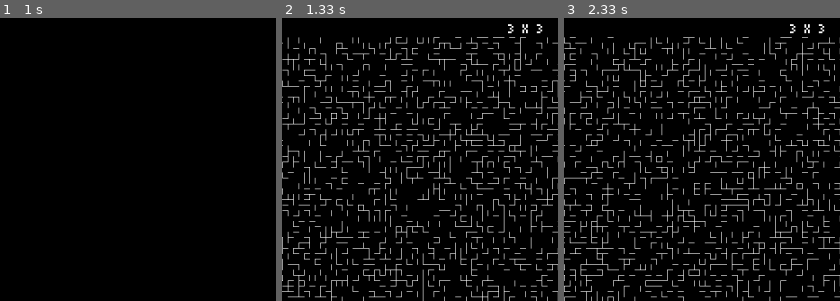
Above: before the commit, frames 1-3 (left to right).
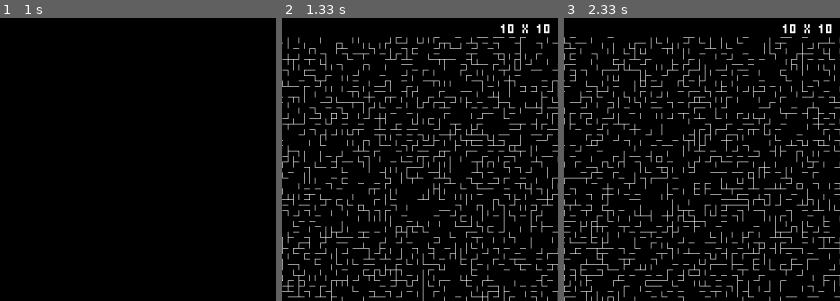
Above: after the commit, the same moments.

Repository: AlexanderNoles/NEA
Game: pygame game, started from MazeRenderer 2.0.py
The game is run twice, just before and just after one commit, with the same random seed, the same clock (stepped at 60 frames per second) and the same inputs.
Inputs:
- Up to frame 1 (1 s): tap E at 0.33 s
- Up to frame 2 (1.33 s): hold Up from 1.17 s (still down)
- Up to frame 3 (2.33 s): release Up at 1.63 s; tap E at 2.17 s
The pictures show only the part of the screen within x 6-56%, y 0-50%; the shares and areas given below are measured in that part.

Frame 1 is identical in both runs. In frame 2, 0.2% of the frame differs, in the area x 78-98%, y 2-6%; in frame 3, 0.2%.

Commit message:
Maze Generation Added

Diff:
--- a/MazeGenerationNew.py
+++ b/MazeGenerationNew.py
@@ -32,31 +32,23 @@
     n = 1
     while not all_in_one_group(weight_group_array,height,width) or not temp_list_empty:
         temp_list = lowest_values_pos(weight_group_array,width,height,max_weight+1)
-        #for x in range(0,width):
-            #for y in range(0,height):
-                #for i in range(0,4):
-                    #if [x,y,i] in temp_list:
-                        #(weight_group_array[x][y])[i] = max_weight+2
         if temp_list == []:
             temp_list_empty = True
         else:
             dict_one = {
-                0:[-1,0,1],
-                1:[1,0,0],
-                2:[0,1,3],
-                3:[0,-1,2]
+                0:[0,-1,1],
+                1:[0,1,0],
+                2:[-1,0,3],
+                3:[1,0,2]
                 }
             for pos in temp_list:
-                print(pos)
                 can_connect = True
                 difference = dict_one[pos[2]]
                 current_pos_group = (weight_group_array[pos[0]][pos[1]])[4]
                 try:
                     if pos[0]+difference[0] == -1 or pos[1]+difference[1] == -1:
-                        print("error?")
                         error = pos[100]
                     connected_pos_group = (weight_group_array[pos[0]+difference[0]][pos[1]+difference[1]])[4]
-                    print(difference)
                     if current_pos_group == 0:
                         if connected_pos_group == 0:
                             (weight_group_array[pos[0]][pos[1]])[4] = group_designation
@@ -76,22 +68,13 @@
                     if(can_connect):
                         (maze_array[pos[0]][pos[1]])[pos[2]] = 0
                         (maze_array[pos[0]+difference[0]][pos[1]+difference[1]])[difference[2]] = 0
-                        print("confirm")
                     (weight_group_array[pos[0]][pos[1]])[pos[2]] = max_weight+2
                     (weight_group_array[pos[0]+difference[0]][pos[1]+difference[1]])[difference[2]] = max_weight+2
                 except IndexError:
-                    print("error")
                     (weight_group_array[pos[0]][pos[1]])[pos[2]] = max_weight+2
                     if (weight_group_array[pos[0]][pos[1]])[4] == 0:
                         (weight_group_array[pos[0]][pos[1]])[4] = group_designation
                         group_designation += 1
-                print(maze_array)
-                print("")
-                print(weight_group_array)
-                print(n)
-                n += 1
-                print("")
-                print("")
     return maze_array
 
 def get_all_in_group(wg_array,width,height,group):
@@ -100,8 +83,6 @@
         for y in range(0,height):
             if (wg_array[x][y])[4] == group:
                 temp_array.append([x,y])
-    print("Temp Array: " , temp_array)
-    print(group)
     return temp_array
 
 
@@ -115,8 +96,6 @@
                 first_group = temp
             if temp != first_group or temp == 0:
                 returned = False
-    #print(first_group)
-    #print("")
     return returned
 
 def lowest_values_pos(wg_array,width,height,compared_to):
--- a/MazeRenderer 2.0.py
+++ b/MazeRenderer 2.0.py
@@ -253,9 +253,8 @@
 def pythag(a,b):
     return ((a*a)+(b*b))**0.5
 
-maze_width = 3
-maze_height = 3
+maze_width = 10
+maze_height = 10
 from MazeGenerationNew import generate_walled_maze
 maze_data = generate_walled_maze(maze_height,maze_width,100)
-#maze_data = generate_random_walls(maze_height,maze_width)
 play_maze(1500,1000,(str(maze_height) + " x " + str(maze_width)),maze_data)
